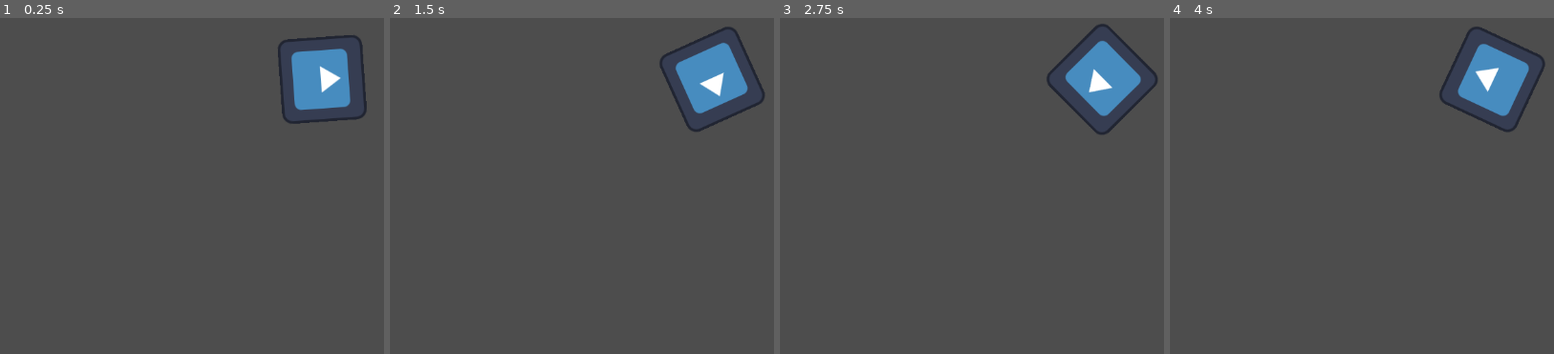
Above: before the commit, frames 1-4 (left to right).
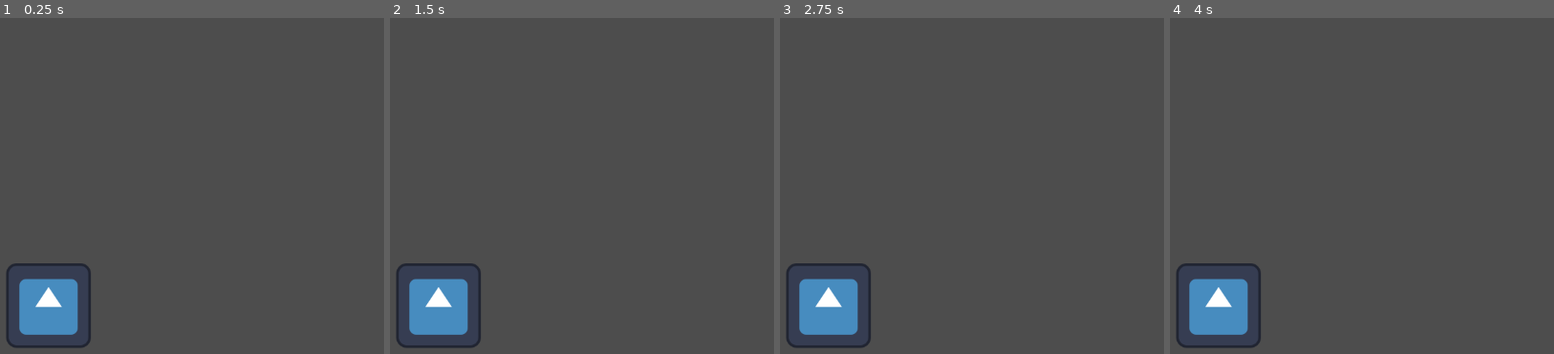
Above: after the commit, the same moments.

Repository: nn137/godot_action_test
Game: Godot game, scene res://Scene2.tscn
Same seed, same stepped clock (60 frames per second), same inputs: the game is played once before the commit and once after it. Before the commit the project starts from res://Scene1.tscn. The engine's default icon, where the game draws it, is replaced by a stand-in: a white triangle on a blue panel in a dark square.
Inputs:
- Up to frame 1 (0.25 s): no input
- Up to frame 2 (1.5 s): no input
- Up to frame 3 (2.75 s): no input
- Up to frame 4 (4 s): no input

The runs differ from the first frame. In frame 1, 6.6% of the frame differs, in the area x 1-96%, y 5-99%; in frame 2, 6.6%; in frame 3, 6.5%; in frame 4, 6.6%.

Commit message:
Added gdextension for godot (to find rust libs)

Diff:
--- a/godot_action_test/Scene1.tscn
+++ b/godot_action_test/Scene1.tscn
@@ -7,5 +7,5 @@
 script = ExtResource("1_7fu7a")
 
 [node name="Sprite2D" type="Sprite2D" parent="."]
-position = Vector2(544, 188)
+position = Vector2(113, 81)
 texture = ExtResource("1_dbac6")
--- /dev/null
+++ b/godot_action_test/Scene2.tscn
@@ -0,0 +1,12 @@
+[gd_scene load_steps=2 format=3 uid="uid://cdes8n65jj1oy"]
+
+[ext_resource type="Texture2D" uid="uid://dmk7fivf735sc" path="res://icon.svg" id="1_kmtos"]
+
+[node name="Scene2" type="Node2D"]
+
+[node name="RotatingSprite" type="RotatingSprite" parent="."]
+speed = 0.01
+
+[node name="sprite" type="Sprite2D" parent="RotatingSprite"]
+position = Vector2(131, 530)
+texture = ExtResource("1_kmtos")
--- a/godot_action_test/project.godot
+++ b/godot_action_test/project.godot
@@ -12,7 +12,7 @@
 
 config/name="GodotActionTest"
 config/tags=PackedStringArray("test")
-run/main_scene="res://Scene1.tscn"
+run/main_scene="res://Scene2.tscn"
 config/features=PackedStringArray("4.2", "Forward Plus")
 config/icon="res://icon.svg"
 
Not shown, added: godot_action_test/rust.gdextension
